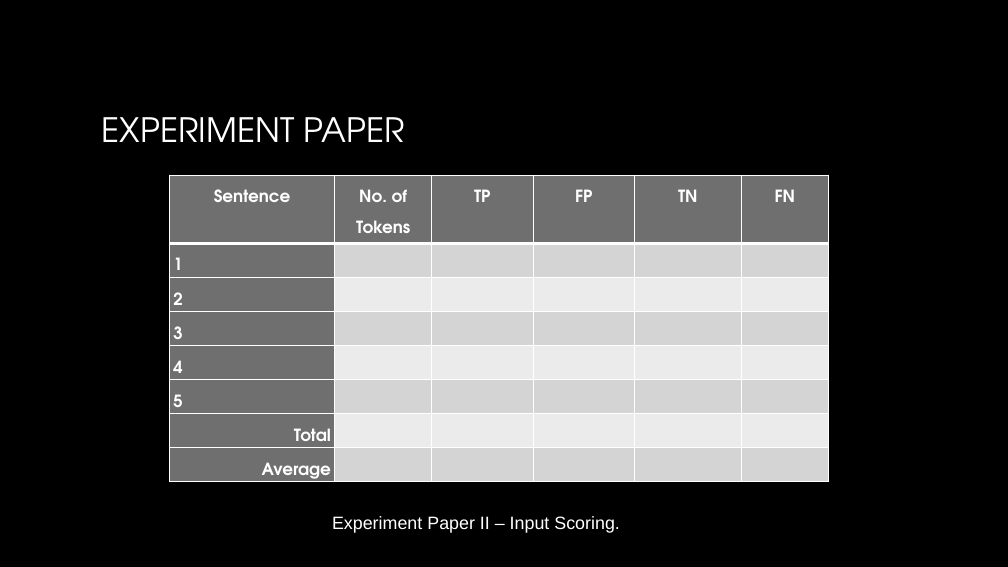
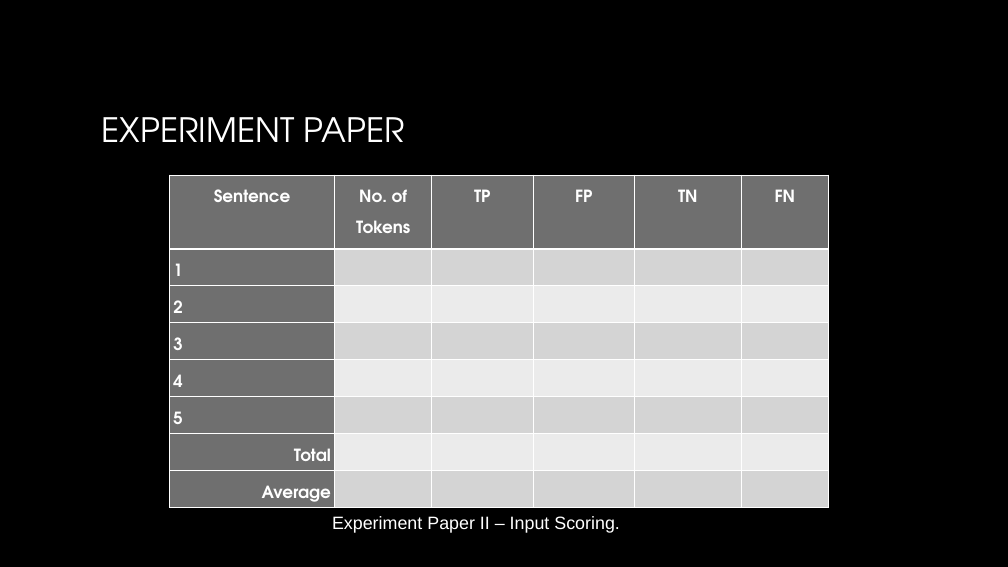
Before and after one commit to DimensionalRobos/InappExp, a slide deck: slide 35 of pptx/ToolDef Presentation.pptx (slide 11 before the commit). Drawn at 1008x567 pixels with LibreOffice and Linux fonts; fonts in the diff are those of the drawing; background and template pictures are left out. Boxes give left, top, right and bottom in pixels: in the first picture for what was removed or moved away, otherwise in the second. Text is boxed around its words. In the diff, an @@ line names an element or a change of style, - is before the commit and + after.

```diff
--- a/pptx/ToolDef Presentation.pptx
+++ b/pptx/ToolDef Presentation.pptx
@@ table: place and size @@
-table at bbox=[169, 175, 828, 538]
+table at bbox=[169, 175, 828, 508]
```
Also in this commit, not shown: 25 slides added, 1 slide removed, 3 other files.
